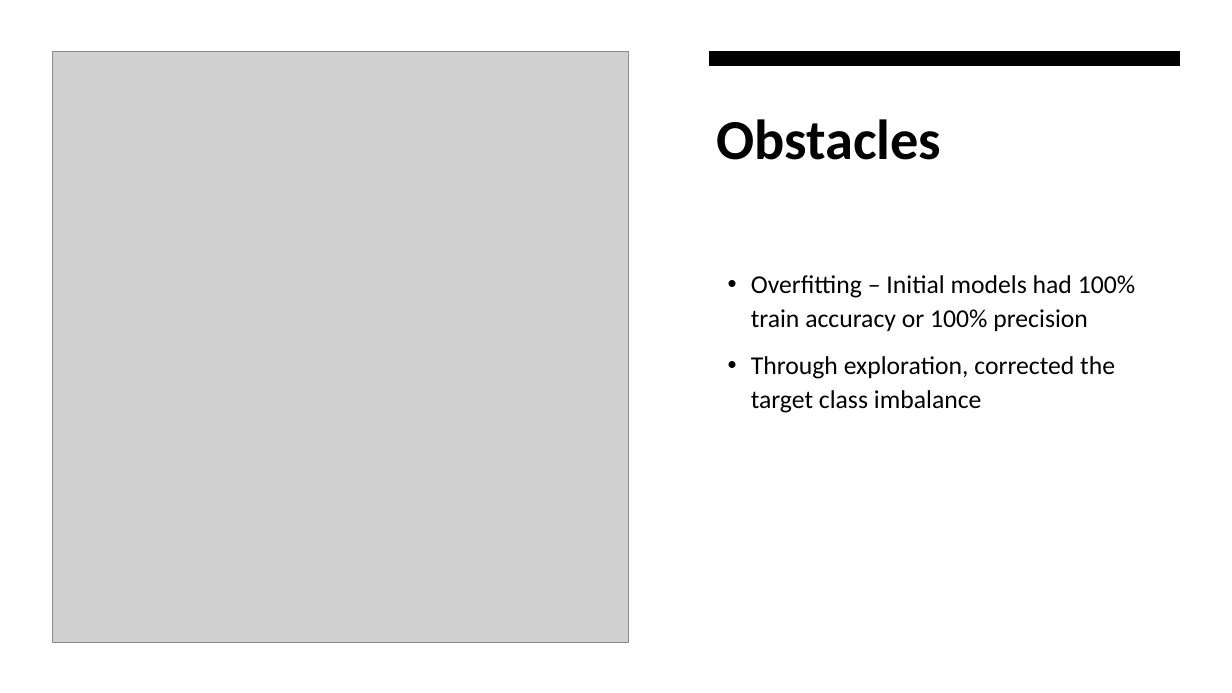
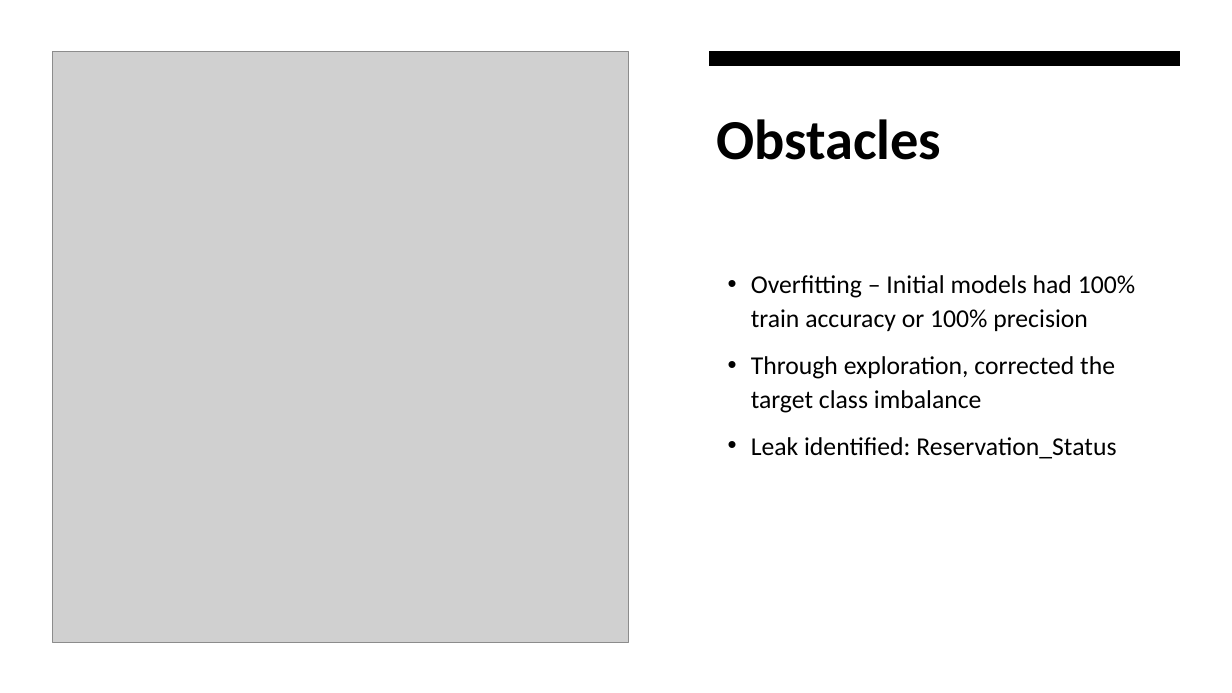
Before and after one commit to briantlui/predictive-model, a slide deck: slide 5 of docs/Sprint3_Presentation.pptx. Drawn at 1232x693 pixels with LibreOffice and Linux fonts; fonts in the diff are those of the drawing; grey boxes stand for pictures. Boxes give left, top, right and bottom in pixels: in the first picture for what was removed or moved away, otherwise in the second. Text is boxed around its words. In the diff, an @@ line names an element or a change of style, - is before the commit and + after.

```diff
--- a/docs/Sprint3_Presentation.pptx
+++ b/docs/Sprint3_Presentation.pptx
@@ text at (751,437,1116,459): paragraph added @@
+• Leak identified: Reservation_Status
```
Also in this commit, not shown: 9 other slides changed, 3 slides added, 1 slide removed, 1 other file.
